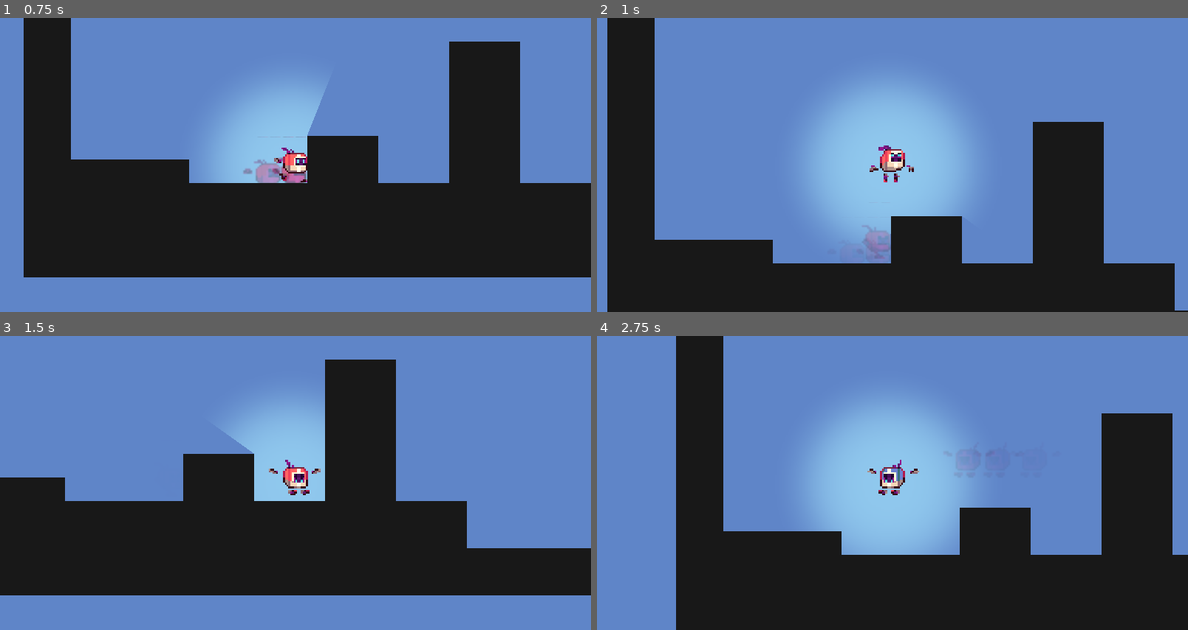
Above: before the commit, frames 1-4 (two rows, left to right).
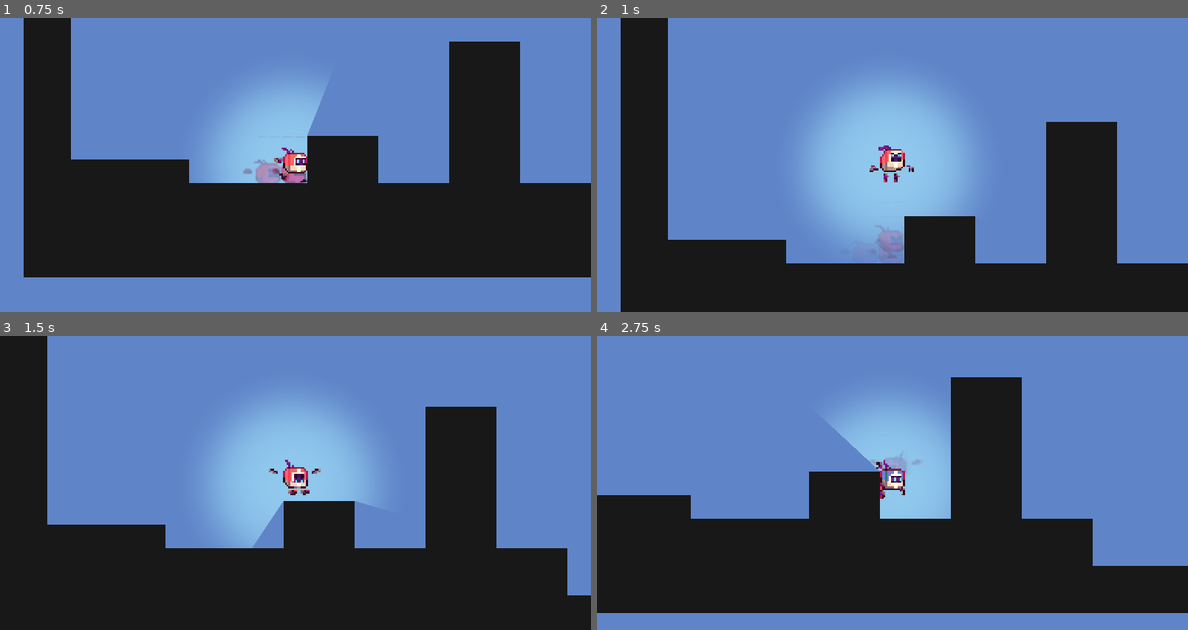
Above: after the commit, the same moments.

Repository: Basedfloppa/GameJamProject
Game: Godot game, scene res://scenes/Demo.tscn
Same seed, same stepped clock (60 frames per second), same inputs: the game is played once before the commit and once after it.
Inputs:
- Up to frame 1 (0.75 s): hold Right (ui_right) from 0.53 s (still down); hold Z (grab) from 0.53 s (still down); tap X (dash) at 0.6 s
- Up to frame 2 (1 s): keep holding Right (ui_right); keep holding Z (grab); tap C (jump) at 0.77 s
- Up to frame 3 (1.5 s): keep holding Right (ui_right); tap C (jump) at 1.07 s; release Z (grab) at 1.28 s; tap Z (grab) at 1.35 s
- Up to frame 4 (2.75 s): tap C (jump) at 1.52, 1.55, 1.82, 2.1 s; release Right (ui_right) at 2.03 s; hold Left (ui_left) from 2.03 s (still down); tap X (dash) at 2.3 s

Frame 1 is identical in both runs. In frame 2, 7.6% of the frame differs, in the area x 1-100%, y 0-100%; in frame 3, 36%, in the area x 0-100%, y 0-100%; in frame 4, 35%.

Commit message:
player control fixes

Diff:
--- a/Celeste-Movement-master/Celeste-Movement-master/player/player.gd
+++ b/Celeste-Movement-master/Celeste-Movement-master/player/player.gd
@@ -5,12 +5,11 @@
 const LIMIT_SPEED_Y = 1200
 const JUMP_HEIGHT = 36000
 const MIN_JUMP_HEIGHT = 12000
-const MAX_COYOTE_TIME = 6
-const JUMP_BUFFER_TIME = 10
+const MAX_COYOTE_TIME = 6 #amount of frames
+const JUMP_BUFFER_TIME = 10 #amount of frames
 const WALL_JUMP_AMOUNT = 18000
-const WALL_JUMP_TIME = 10
+const WALL_JUMP_TIME = 10 #amount of frames
 const WALL_SLIDE_FACTOR = 0.8
-const WALL_HORIZONTAL_TIME = 30
 const GRAVITY = 2100
 const DASH_SPEED = 36000
 
@@ -19,7 +18,6 @@
 var coyoteTimer = 0
 var jumpBufferTimer = 0
 var wallJumpTimer = 0
-var wallHorizontalTimer = 0
 var dashTime = 0
 
 var spriteColor = "red"
@@ -33,16 +31,14 @@
 
 @onready var rayCast = $Rotatable/RayCast2D
 @onready var animation = $AnimationPlayer
+@onready var text: RichTextLabel = $ShakeCamera2D/RichTextLabel
 
 func _physics_process(delta):
-	if velocity.y <= LIMIT_SPEED_Y:
-		if !isDashing: velocity.y += GRAVITY * delta
-
 	axis = Input.get_vector("ui_left", "ui_right","ui_up","ui_down")
 
-	dash(delta)
+	if !isDashing && velocity.y <= LIMIT_SPEED_Y: velocity.y += GRAVITY * delta
 
-	#jumping mechanics and coyote time
+	#basic movement mechanics and coyote time
 	if is_on_floor():
 		hasDashed = false
 		spriteColor = "red"
@@ -59,6 +55,8 @@
 			canJump = false
 			coyoteTimer = 0
 
+	dash(delta)
+
 	#basic vertical movement mechanics
 	if wallJumpTimer > WALL_JUMP_TIME:
 		wallJumpTimer = WALL_JUMP_AMOUNT
@@ -73,15 +71,16 @@
 		if !wall_sliding:
 			if velocity.y >= 0:
 				animation.play(str(spriteColor, "Fall"))
-			elif velocity.y < 0:
+			else:
 				animation.play(str(spriteColor, "Jump"))
 
 	if Input.is_action_just_pressed("jump"):
 		if canJump:
 			jump(delta)
+		elif rayCast.is_colliding():
+			wallJump(delta)
 		else:
-			if rayCast.is_colliding(): wallJump(delta)
-			jumpBufferTimer = JUMP_BUFFER_TIME #amount of frame
+			jumpBufferTimer = JUMP_BUFFER_TIME
 
 		if friction: velocity.x = lerp(velocity.x, 0.0, 0.01)
 
@@ -104,11 +103,12 @@
 	velocity.y = -JUMP_HEIGHT * delta
 	$Rotatable.scale.x = -$Rotatable.scale.x
 
-func wallSlide(delta):
-	if rayCast.is_colliding():
-		wall_sliding = true
-		if Input.is_action_pressed("grab"):
-			isGrabbing = true
+func wallSlide(delta: float) -> void:
+	wall_sliding = rayCast.is_colliding()
+	isGrabbing = Input.is_action_pressed("grab")
+
+	if wall_sliding:
+		if isGrabbing:
 			if axis.y != 0:
 				velocity.y = axis.y * 12000 * delta
 				animation.play(str(spriteColor, "Climb"))
@@ -116,42 +116,27 @@
 				velocity.y = 0
 				animation.play(str(spriteColor, "Wall Slide"))
 		else:
-			isGrabbing = false
 			velocity.y = velocity.y * WALL_SLIDE_FACTOR
 			animation.play(str(spriteColor, "Wall Slide"))
-	else:
-		wall_sliding = false
-		isGrabbing = false
 
-func horizontalMovement(delta):
-	if Input.is_action_pressed("ui_right"):
-		if rayCast.is_colliding():
+func horizontalMovement(delta: float) -> void:
+	var dir: float = axis.x
+
+	if dir != 0:
+		if !is_on_floor() && rayCast.is_colliding(): #allows jumping up on the walls wihtout grabbing, floor check prevents wall sticking
 			await get_tree().create_timer(0.1).timeout
+		if canJump: #redundant under impression that if on_floor == can jump, but left alone just in case
+			animation.play(str(spriteColor, "Run"))
+
+		if dir > 0: #if input == "ui_left"
 			velocity.x = min(velocity.x + ACCELERATION * delta, LIMIT_SPEED_X * delta)
-			$Rotatable.scale.x = 1
-			if canJump:
-				animation.play(str(spriteColor, "Run"))
-		else:
-			velocity.x = min(velocity.x + ACCELERATION * delta, LIMIT_SPEED_X * delta)
-			$Rotatable.scale.x = 1
-			if canJump:
-				animation.play(str(spriteColor, "Run"))
-	elif Input.is_action_pressed("ui_left"):
-		if rayCast.is_colliding():
-			await get_tree().create_timer(0.1).timeout
+			$Rotatable.scale.x = 1 #rotate character and raycast (mb will swap for custom func and remove redundant node)
+		else: #if input == "ui_right"
 			velocity.x = max(velocity.x - ACCELERATION * delta, -LIMIT_SPEED_X * delta)
 			$Rotatable.scale.x = -1
-			if canJump:
-				animation.play(str(spriteColor, "Run"))
-		else:
-			velocity.x = max(velocity.x - ACCELERATION * delta, -LIMIT_SPEED_X * delta)
-			$Rotatable.scale.x = -1
-			if canJump:
-				animation.play(str(spriteColor, "Run"))
 	else:
-		velocity.x = lerp(velocity.x, 0.0, 0.4)
-		if canJump:
-			animation.play(str(spriteColor, "Idle"))
+		velocity.x = lerp(velocity.x, 0.0, 0.5)
+		if canJump: animation.play(str(spriteColor, "Idle"))
 
 func dash(delta):
 	if !hasDashed:
@@ -174,14 +159,14 @@
 	if trail:
 		var trail_sprite = Sprite2D.new()
 
-		trail_sprite.texture = load("res://assets/sprites/playerSprites.png")
-		trail_sprite.vframes = 10
-		trail_sprite.hframes = 8
-		trail_sprite.frame = $Rotatable/Sprite2D.frame
-		trail_sprite.scale = Vector2($Rotatable.scale.x * 2.4, $Rotatable.scale.y * 2.4)
-		trail_sprite.set_script(load("res://assets/scripts/trail_fade.gd"))
-		trail_sprite.position = position
-		trail_sprite.modulate = Color.RED
-		trail_sprite.z_index = -1
+		trail_sprite.texture = load("res://assets/sprites/playerSprites.png") #sprite
+		trail_sprite.vframes = 10 #vframes of the spritesheet
+		trail_sprite.hframes = 8 #hframes of the spritesheet
+		trail_sprite.frame = $Rotatable/Sprite2D.frame #current animation frame
+		trail_sprite.scale = Vector2($Rotatable.scale.x * 2.4, $Rotatable.scale.y * 2.4) #set sprite scale to character scale
+		trail_sprite.set_script(load("res://assets/scripts/trail_fade.gd")) #make trail dessapear over time
+		trail_sprite.position = position #set position to character position
+		trail_sprite.modulate = Color.RED #modulate sprite color
+		trail_sprite.z_index = -1 #set trail behind character
 
 		get_parent().add_child(trail_sprite)
--- a/Celeste-Movement-master/Celeste-Movement-master/player/player.tscn
+++ b/Celeste-Movement-master/Celeste-Movement-master/player/player.tscn
@@ -396,4 +396,13 @@
 
 [node name="ShakeCamera2D" type="Camera2D" parent="."]
 
+[node name="RichTextLabel" type="RichTextLabel" parent="ShakeCamera2D"]
+show_behind_parent = true
+offset_left = -444.0
+offset_top = -230.0
+offset_right = -49.0
+offset_bottom = -139.0
+theme_override_colors/default_color = Color(1, 0, 0, 1)
+text = "sfsdfs"
+
 [connection signal="timeout" from="trailTimer" to="." method="_on_trailTimer_timeout"]
